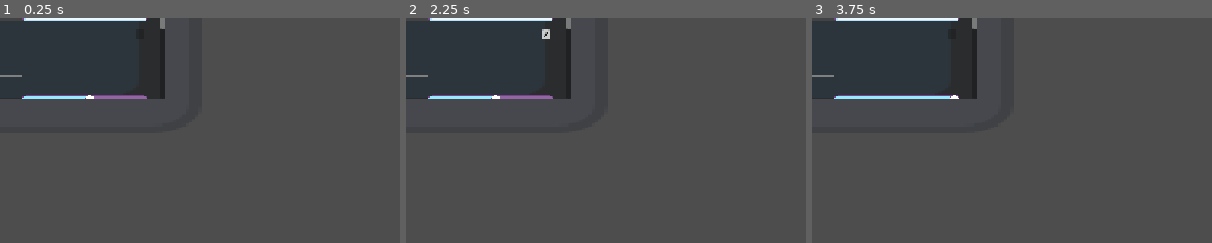
Above: before the commit, frames 1-3 (left to right).
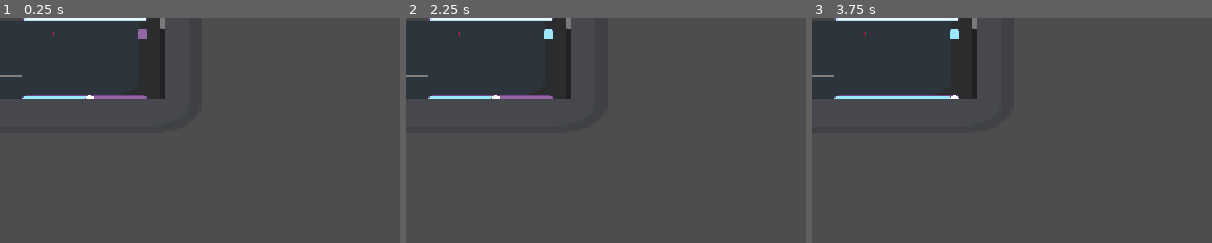
Above: after the commit, the same moments.

Repository: luankaike-code/felpo-jam-2026
Game: Godot game, scene res://scenes/pop_ups/pop_up_configs_in_game.tscn
The game is run twice, just before and just after one commit, with the same random seed, the same clock (stepped at 60 frames per second) and the same inputs. This scene is started directly instead of the project's main scene. The engine's default icon, where the game draws it, is replaced by a stand-in: a white triangle on a blue panel in a dark square.
Inputs (mouse positions are % of the whole screen's width and height, from its top left):
- Up to frame 1 (0.25 s): no input
- Up to frame 2 (2.25 s): click (18, 4) at 0.52 s; click (18, 4) at 1.27 s; click (18, 4) at 2.02 s
- Up to frame 3 (3.75 s): click (11, 41) at 2.75 s; tap Enter (ui_accept) at 3.5 s; drag from (11, 18) to (60, 28) at 3.52 s
The pictures show only the part of the screen within x 0-50%, y 0-50%; the shares and areas given below are measured in that part.

The runs differ from the first frame. In frame 1, 0.1% of the frame differs, in the area x 13-37%, y 4-10%; in frame 2, 0.1%; in frame 3, 0.1%.

Commit message:
Create sprite check box

Diff:
--- a/felpojam-2026-game-code/scenes/HUD/sections/config/section_screen_config.tscn
+++ b/felpojam-2026-game-code/scenes/HUD/sections/config/section_screen_config.tscn
@@ -4,6 +4,7 @@
 [ext_resource type="Script" uid="uid://wpyeisp11jiy" path="res://scripts/HUD/sections/config/section_screen_config.gd" id="2_osfrk"]
 [ext_resource type="PackedScene" uid="uid://8duy5yc6rwku" path="res://scenes/HUD/config_field.tscn" id="2_v6j37"]
 [ext_resource type="PackedScene" uid="uid://c23mvjo5g2y4g" path="res://scenes/HUD/sprite_drop_menu.tscn" id="4_dkiqj"]
+[ext_resource type="PackedScene" uid="uid://dksvbvk8bluyf" path="res://scenes/HUD/sprite_check_box.tscn" id="5_wlk1c"]
 
 [node name="SectionScreenConfig" unique_id=1213679984 instance=ExtResource("1_ed6pf")]
 script = ExtResource("2_osfrk")
@@ -31,19 +32,5 @@
 alignment = 1
 label_text = "V-Sync"
 
-[node name="Control" type="Control" parent="MarginContainer/VBoxContainer/VSync" index="2" unique_id=1566601491]
-custom_minimum_size = Vector2(200, 0)
+[node name="SpriteCheckBox" parent="MarginContainer/VBoxContainer/VSync" index="2" unique_id=1760397641 instance=ExtResource("5_wlk1c")]
 layout_mode = 2
-
-[node name="CheckBox" type="CheckBox" parent="MarginContainer/VBoxContainer/VSync/Control" index="0" unique_id=992025368]
-layout_mode = 1
-anchors_preset = 6
-anchor_left = 1.0
-anchor_top = 0.5
-anchor_right = 1.0
-anchor_bottom = 0.5
-offset_left = -24.0
-offset_top = -12.0
-offset_bottom = 12.0
-grow_horizontal = 0
-grow_vertical = 2
--- /dev/null
+++ b/felpojam-2026-game-code/scenes/HUD/sprite_check_box.tscn
@@ -0,0 +1,22 @@
+[gd_scene format=3 uid="uid://dksvbvk8bluyf"]
+
+[ext_resource type="Script" uid="uid://dvu0dkemuevrr" path="res://scripts/HUD/sprite_check_box.gd" id="1_421ck"]
+[ext_resource type="Texture2D" uid="uid://drlq8kuf2wbtx" path="res://assets/images/checkbox.png" id="1_rfem7"]
+
+[sub_resource type="AtlasTexture" id="AtlasTexture_421ck"]
+atlas = ExtResource("1_rfem7")
+region = Rect2(0, 0, 16, 16)
+
+[node name="SpriteCheckBox" type="MarginContainer" unique_id=1760397641]
+anchors_preset = -1
+offset_right = 16.0
+offset_bottom = 16.0
+grow_horizontal = 0
+grow_vertical = 2
+script = ExtResource("1_421ck")
+
+[node name="TextureRect" type="TextureRect" parent="." unique_id=828121245]
+layout_mode = 2
+size_flags_horizontal = 4
+size_flags_vertical = 4
+texture = SubResource("AtlasTexture_421ck")
--- a/felpojam-2026-game-code/scripts/HUD/sections/config/section_screen_config.gd
+++ b/felpojam-2026-game-code/scripts/HUD/sections/config/section_screen_config.gd
@@ -3,7 +3,7 @@
 
 @onready var resolution_drop_menu := $MarginContainer/VBoxContainer/ScreenResolution/SpriteDropMenu as SpriteDropMenu
 @onready var screen_mode_drop_menu := $MarginContainer/VBoxContainer/SreenMode/SpriteDropMenu as SpriteDropMenu
-@onready var v_sync_checkbox := $MarginContainer/VBoxContainer/VSync/Control/CheckBox as CheckBox
+@onready var v_sync_checkbox := $MarginContainer/VBoxContainer/VSync/SpriteCheckBox as SpriteCheckBox
 
 func _ready() -> void:
 	Helpers.populate_sprite_drop_menu_with_dict(resolution_drop_menu, WindowData.resolutions)
@@ -14,7 +14,7 @@
 	connected_signals()
 
 func set_current_values():
-	v_sync_checkbox.button_pressed = HelperWindow.get_v_sync()
+	v_sync_checkbox.value = HelperWindow.get_v_sync()
 
 	var resolution_index = Helpers.get_dict_index_with_value(WindowData.resolutions, get_window().content_scale_size)
 	resolution_drop_menu.select(resolution_index)
@@ -26,7 +26,7 @@
 	resolution_drop_menu.item_selected.connect(resolution_selected)
 	screen_mode_drop_menu.item_selected.connect(screen_mode_selected)
 
-	v_sync_checkbox.toggled.connect(HelperWindow.set_v_sync)
+	v_sync_checkbox.changed.connect(HelperWindow.set_v_sync)
 
 func resolution_selected(resolution_index: int) -> void:
 	var resolution: Vector2i = WindowData.resolutions.values()[resolution_index]
--- /dev/null
+++ b/felpojam-2026-game-code/scripts/HUD/sprite_check_box.gd
@@ -0,0 +1,27 @@
+class_name SpriteCheckBox extends MarginContainer
+
+@onready var texture_rect: TextureRect = $TextureRect
+
+var texture: AtlasTexture
+var frame_size: Vector2
+var value: bool :
+	set(new):
+		value = new
+		_update_value()
+
+signal changed
+
+func _ready() -> void:
+	texture = texture_rect.texture
+	frame_size = texture.region.size
+
+@warning_ignore("unused_parameter")
+func _gui_input(event: InputEvent) -> void:
+	if event is InputEventMouseButton && event.is_pressed():
+		if event.button_index == MouseButton.MOUSE_BUTTON_LEFT:
+			value = !value
+
+func _update_value():
+	var pos_x := frame_size.x if value else 0.0
+	texture.region.position.x = pos_x
+	changed.emit(value)
Binary file added: felpojam-2026-game-code/assets/images/checkbox.png
Not shown, added: felpojam-2026-game-code/assets/images/checkbox.png.import
Not shown, added: felpojam-2026-game-code/scripts/HUD/sprite_check_box.gd.uid
